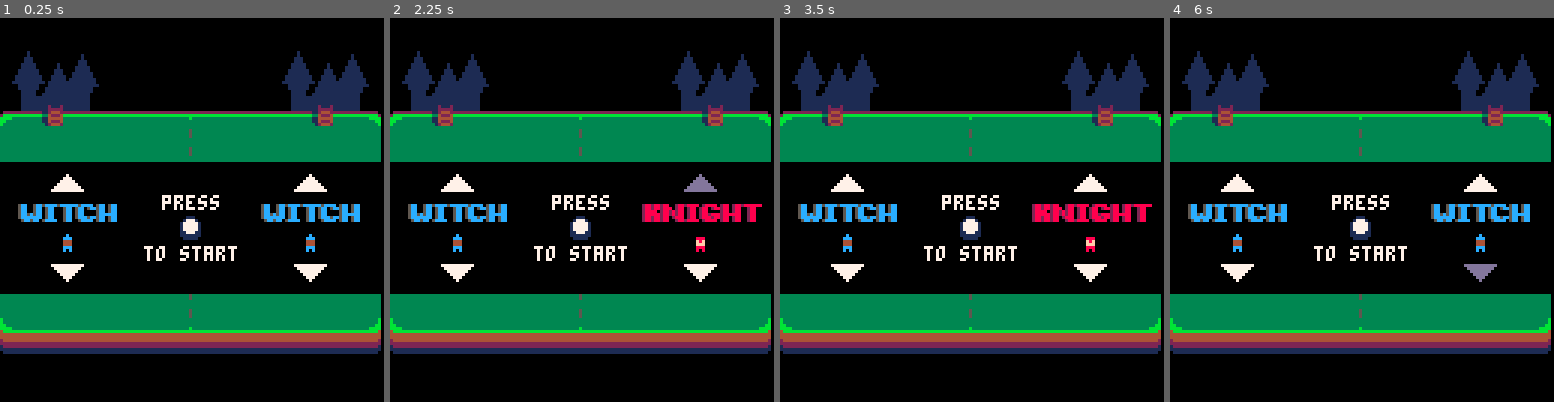
Above: before the commit, frames 1-4 (left to right).
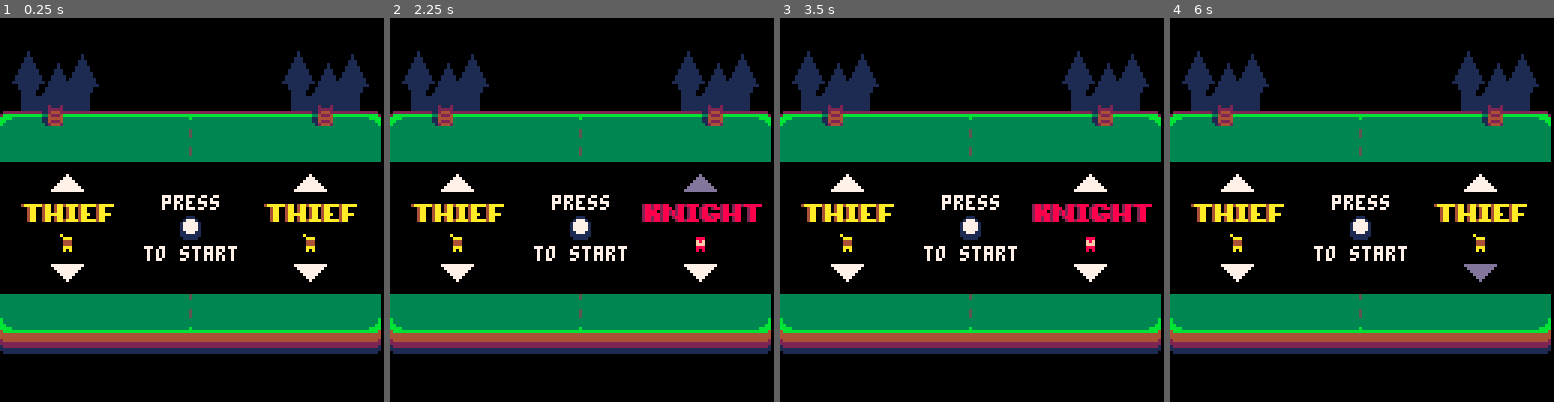
Above: after the commit, the same moments.

Repository: aylanonsense/arpongi
Game: PICO-8 cartridge cart.p8
Two runs of this game, one before a commit and one after it. Both use one fixed random seed, a clock stepped at 60 frames per second and the inputs below.
Inputs:
- Up to frame 1 (0.25 s): no input
- Up to frame 2 (2.25 s): tap X (X key) at 0.33, 1.07, 1.85 s; tap O (Z key) at 0.7, 1.7, 2.1 s; hold Right 1.6-2.1 s; hold Up from 2.15 s (still down)
- Up to frame 3 (3.5 s): release Up at 2.42 s; hold Right 2.47-3.03 s; tap O (Z key) at 2.5, 2.9, 3.3 s; tap X (X key) at 2.97 s; hold Left from 3.08 s (still down)
- Up to frame 4 (6 s): release Left at 3.58 s; hold Down 3.63-3.97 s; tap O (Z key) every 0.4 s from 3.7 to 5.7 s; hold Right 4.02-4.68 s; tap X (X key) at 4.08, 5.2 s; hold Up 4.73-5.03 s; hold Left 5.08-5.68 s; hold Down from 5.73 s (still down)

The runs differ from the first frame. In frame 1, 2.4% of the frame differs, in the area x 4-94%, y 48-61%; in frame 2, 1.2%; in frame 3, 1.2%; in frame 4, 2.4%.

Commit message:
Ah boouncha bonuses fer leveling uohp

Diff:
--- a/cart.p8
+++ b/cart.p8
@@ -5,19 +5,8 @@
 --[[
 
 todo:
-
-	ball gradually speeds up
-	the game ends when a commander reaches 0 hp
-		castle is destroyed
-	sound effects
-	main menu
-	character select
+	sound when building is destroyed
 	reminders / tips / tutorials
-	effects when:
-		building constructed
-		building destroyed
-		building triggered
-		building upgraded
 	repair option
 
 
@@ -117,6 +106,13 @@
 		platform_channel=2,
 		is_commander=true,
 		is_frozen=false,
+		move_speed=1,
+		ball_speed=1,
+		troop_move_speed=1,
+		bonus_troops_per_keep=0,
+		aftertouch_frames=0,
+		troop_damage_mult=1,
+		ball_damage_mult=1,
 		init=function(self)
 			spawn_entity("spark_explosion",self.x+self.width/2,self.y+self.height/2,{
 				color=self.colors[2],
@@ -208,6 +204,7 @@
 			})
 		end,
 		update=function(self)
+			decrement_counter_prop(self,"aftertouch_frames")
 			-- activate the menu
 			if not self.is_frozen and button_presses[self.player_num][4] then
 				self.is_frozen=true
@@ -221,11 +218,14 @@
 			else
 				self.move_y=ternary(buttons[self.player_num][3],1,0)-ternary(buttons[self.player_num][2],1,0)
 			end
-			self.vy=self.move_y
+			self.vy=self.move_speed*self.move_y
 			if self.vy!=0 and self.frames_alive%10==ternary(self.player_num==1,0,3) then
 				sfx(7+self.player_num)
 			end
 			self:apply_velocity()
+			if self.aftertouch and self.aftertouch_frames>0 and self.vy!=0 and ball then
+				ball.vy+=ternary(self.vy>0,0.01,-0.01)
+			end
 			-- keep in bounds
 			self.y=mid(level_bounds.top.y-5,self.y,level_bounds.bottom.y-self.height+5)
 		end,
@@ -260,6 +260,10 @@
 					commander=self,
 					battle_line=location.battle_line
 				})
+				if self.class_name=="knight" and self.xp.level>=2 then
+					location.building.max_hit_points+=35
+					location.building.hit_points+=35
+				end
 				return location.building
 			end
 		end,
@@ -273,22 +277,79 @@
 				building.hit_points+=75
 				return true
 			end
-		end
+		end,
+		on_level_up=noop
 	},
 	witch={
 		extends="commander",
 		colors={13,12,12,4,5},
-		sprite=0
+		sprite=0,
+		on_level_up=function(self,level)
+			if level==2 then
+			elseif level==4 then
+			elseif level==5 then
+			elseif level==7 then
+			elseif level==8 then
+			elseif level==9 then
+			end
+		end
 	},
 	thief={
 		extends="commander",
 		colors={9,10,10,4,4},
-		sprite=1
+		sprite=1,
+		on_level_up=function(self,level)
+			if level==2 then
+				self.move_speed=1.6
+				self.ball_speed=1.6
+				return {"+ball speed","+move speed"}
+			elseif level==4 then
+				self.stealing=true
+				return {"steal gold per","damaged building"}
+			elseif level==5 then
+				self.aftertouch=true
+				return {"aftertouch","ball trajectory"}
+			elseif level==7 then
+				self.ball_speed=2.0
+				return {"++ball speed"}
+			elseif level==8 then
+				self.double_triggers=true
+				return {"your buildings","trigger twice"}
+			elseif level==9 then
+			end
+		end
 	},
 	knight={
 		extends="commander",
 		colors={8,8,14,15,2},
-		sprite=2
+		sprite=2,
+		on_level_up=function(self,level)
+			if level==2 then
+				local location
+				for location in all(self.plots.locations) do
+					if location.building then
+						location.building.max_hit_points+=35
+						location.building.hit_points+=35
+					end
+				end
+				return {"+building hp"}
+			elseif level==4 then
+				self.move_speed=0.65
+				self.y-=5
+				self.height+=10
+				return {"+paddle size","-move speed"}
+			elseif level==5 then
+				self.troop_move_speed=1.75
+				return {"+troop move","speed"}
+			elseif level==7 then
+				self.bonus_troops_per_keep=2
+				return {"keeps: +2 troops","per hit"}
+			elseif level==8 then
+				self.troop_damage_mult=2
+				self.ball_damage_mult=2
+				return {"x2 troop damage","x2 ball damage"}
+			end
+		end
 	},
 	counter={
 		render_layer=9,
@@ -309,7 +370,7 @@
 	},
 	health_counter={
 		extends="counter",
-		amount=15,
+		amount=50,
 		displayed_amount=50,
 		max_amount=50,
 		min_tick=1,
@@ -339,7 +400,7 @@
 	},
 	gold_counter={
 		extends="counter",
-		amount=800,
+		amount=750,
 		max_amount=999,
 		min_tick=9,
 		max_tick=16,
@@ -366,7 +427,7 @@
 		max_tick=2,
 		width=16,
 		height=7,
-		level=8,--1,
+		level=7,
 		draw=function(self)
 			draw_sprite(24,27,11,3,self.x,self.y+1)
 			print(self.level,self.x+13.5,self.y+0.5,7)
@@ -389,6 +450,35 @@
 					num_sparks=10,
 					speed=3
 				})
+				sfx(23)
+				local text=self.commander:on_level_up(self.level) or {}
+				if self.level==3 then
+					text={"lvl 2 buildings","unlocked"}
+				elseif self.level==6 then
+					text={"lvl 3 buildings","unlocked"}
+				end
+				spawn_entity("level_up_effect",ternary(self.commander.is_facing_left,64,0),12,{
+					commander=self.commander,
+					line_1=text[1],
+					line_2=text[2]
+				})
+			end
+		end
+	},
+	level_up_effect={
+		width=63,
+		height=18,
+		frames_to_death=200,
+		draw=function(self)
+			pal(3,self.commander.colors[5])
+			pal(11,self.commander.colors[2])
+			local dy=ternary(self.line_2,0,ternary(self.line_1,4,8))
+			draw_sprite(45,27,46,6,self.x+9,self.y+dy)
+			if self.line_1 then
+				print(self.line_1,self.x+32.5-2*#self.line_1,self.y+7.5+dy,7)
+			end
+			if self.line_2 then
+				print(self.line_2,self.x+32.5-2*#self.line_2,self.y+13.5+dy,7)
 			end
 		end
 	},
@@ -456,7 +546,7 @@
 				if ball and ball.is_alive and ball.commander and ball.commander!=self.commander and contains_point(ball,troop.x,troop.y,1) then
 					self:destroy_troop(troop)
 				elseif (commander.is_facing_left and troop.x<=18) or (not commander.is_facing_left and troop.x>=108) then
-					troop.y-=0.1
+					troop.y-=commander.troop_move_speed*0.1
 					troop.battle_line=nil
 					if troop.y<28 then
 						commanders[ternary(commander.is_facing_left,1,2)].health:add(-1)
@@ -464,13 +554,13 @@
 						self:destroy_troop(troop)
 					end
 				else
-					troop.x+=0.1*commander.facing_dir
+					troop.x+=commander.troop_move_speed*0.1*commander.facing_dir
 					-- check for collisions with buildings
 					local location
 					for location in all(commanders[commander.opposing_player_num].plots.locations) do
 						if location.building and location.building.is_alive and contains_point(location.building,troop.x,troop.y,1) then
 							troop.x-=2*commander.facing_dir
-							location.building:damage(1)
+							location.building:damage(commander.troop_damage_mult)
 							troop.hits+=1
 							if troop.hits>5 then
 								self:destroy_troop(troop)
@@ -629,6 +719,7 @@
 		collision_indent=0.5,
 		hit_channel=1, -- buildings
 		collision_channel=1 + 2, -- level bounds + commanders
+		ball_speed=1,
 		init=function(self)
 			self.frames_alive+=ternary(rnd()<0.5,20,0)
 		end,
@@ -638,10 +729,10 @@
 				local launch_to_player_1=(self.frames_alive%40<20)
 				self.vx=ternary(launch_to_player_1,-0.67,0.67)
 			end
-			self:apply_velocity(true)
-			if ball.vx!=0 and ball.vy==0 then
-				ball.vy=0.002
-			end
+			self:apply_velocity(self.ball_speed)
+			-- if ball.vx!=0 and ball.vy==0 then
+			-- 	ball.vy=0.002
+			-- end
 		end,
 		draw=function(self)
 			if self.commander then
@@ -675,7 +766,8 @@
 				-- take damage
 				if other.is_left_wall or other.is_right_wall then
 					local commander=commanders[ternary(other.is_left_wall,1,2)]
-					commander.health:add(-15)
+					local other_commander=commanders[ternary(other.is_left_wall,2,1)]
+					commander.health:add(-15*other_commander.ball_damage_mult)
 					freeze_and_shake_screen(0,5)
 					self:die()
 					sfx(6)
@@ -698,6 +790,8 @@
 					})
 					self.commander=other
 					self.vx+=ternary(self.vx<0,-1,1)*0.01
+					self.ball_speed=other.ball_speed
+					other.aftertouch_frames=50
 					sfx(4)
 				else
 					sfx(5)
@@ -719,6 +813,7 @@
 		max_hit_points=100,
 		show_health_bar_frames=0,
 		hurt_channel=1, -- buildings
+		effect_offset=0,
 		update=function(self)
 			decrement_counter_prop(self,"show_health_bar_frames")
 		end,
@@ -740,11 +835,24 @@
 			self.invincibility_frames=15
 			if other.commander==self.commander then
 				self:on_trigger(other)
+				if self.commander.double_triggers then
+					self.effect_offset=7
+					self:on_trigger(other)
+					self.effect_offset=0
+				end
 				spawn_entity("trigger_effect",self.x,self.y,{
 					color=self.commander.colors[2]
 				})
 			elseif other.commander then
-				self:damage(20)
+				self:damage(other.commander.ball_damage_mult*20)
+				if other.commander.stealing then
+					self.commander.gold:add(-5)
+					other.commander.gold:add(5)
+					spawn_entity("pop_text",other.commander.x+other.commander.width/2,other.commander.y,{
+						amount=5,
+						type="gold"
+					})
+				end
 				sfx(17)
 			end
 		end,
@@ -776,7 +884,7 @@
 		health_bar_height={4,6,7},
 		upgrade_options={{"keep v2","+3 troop",200},{"keep v3","+7 troop",300},{"max upgrade"}},
 		on_trigger=function(self)
-			local num_troops=({1,3,7})[self.upgrades+1]
+			local num_troops=({1,3,7})[self.upgrades+1]+self.commander.bonus_troops_per_keep
 			local i
 			for i=1,num_troops do
 				self.commander.army:spawn_troop(self)
@@ -793,7 +901,7 @@
 		on_trigger=function(self,other)
 			local gold=({25,75,200})[self.upgrades+1]
 			self.commander.gold:add(gold)
-			spawn_entity("pop_text",self.x+self.width/2,other.y-5,{
+			spawn_entity("pop_text",self.x+self.width/2,other.y-5-self.effect_offset,{
 				amount=gold,
 				type="gold"
 			})
@@ -808,7 +916,7 @@
 		on_trigger=function(self,other)
 			local xp=({10,30,50})[self.upgrades+1]
 			self.commander.xp:add(xp)
-			spawn_entity("pop_text",self.x+self.width/2,other.y-5,{
+			spawn_entity("pop_text",self.x+self.width/2,other.y-5-self.effect_offset,{
 				amount=xp,
 				type="xp"
 			})
@@ -870,7 +978,7 @@
 		on_trigger=function(self,other)
 			local health=({1,2,4})[self.upgrades+1]
 			self.commander.health:add(health)
-			spawn_entity("pop_text",self.x+self.width/2,other.y-5,{
+			spawn_entity("pop_text",self.x+self.width/2,other.y-5-self.effect_offset,{
 				amount=health,
 				type="health"
 			})
@@ -929,13 +1037,15 @@
 		width=40,
 		height=36,
 		render_layer=9,
-		choice=0,
+		choice=1,
 		update=function(self)
 			if button_presses[self.player_num][2] then
-				self.choice=ternary(self.choice==0,2,self.choice-1)
+				-- self.choice=ternary(self.choice==0,2,self.choice-1)
+				self.choice=ternary(self.choice==1,2,1)
 				sfx(0)
 			elseif button_presses[self.player_num][3] then
-				self.choice=(self.choice+1)%3
+				-- self.choice=(self.choice+1)%3
+				self.choice=ternary(self.choice==1,2,1)
 				sfx(0)
 			end
 		end,
@@ -1275,17 +1385,18 @@
 			update=function(self)
 				self:apply_velocity()
 			end,
-			apply_velocity=function(self)
+			apply_velocity=function(self,speed_mult)
+				speed_mult=speed_mult or 1
 				-- move in discrete steps if we might collide with something
 				if self.collision_channel>0 then
 					local max_move_x=min(self.collision_indent,self.width-2*self.collision_indent)-0.1
 					local max_move_y=min(self.collision_indent,self.height-2*self.collision_indent)-0.1
-					local steps=max(1,ceil(max(abs(self.vx/max_move_x),abs(self.vy/max_move_y))))
+					local steps=max(1,ceil(max(abs((self.vx*speed_mult)/max_move_x),abs((self.vy*speed_mult)/max_move_y))))
 					local i
 					for i=1,steps do
 						-- apply velocity
-						self.x+=self.vx/steps
-						self.y+=self.vy/steps
+						self.x+=(self.vx*speed_mult)/steps
+						self.y+=(self.vy*speed_mult)/steps
 						-- check for collisions
 						if self:check_for_collisions() then
 							return
@@ -1293,8 +1404,8 @@
 					end
 				-- just move all at once
 				else
-					self.x+=self.vx
-					self.y+=self.vy
+					self.x+=self.vx*speed_mult
+					self.y+=self.vy*speed_mult
 				end
 			end,
 			-- hit functions
Not shown, changed: the sound effects (__sfx__) section of cart.p8
